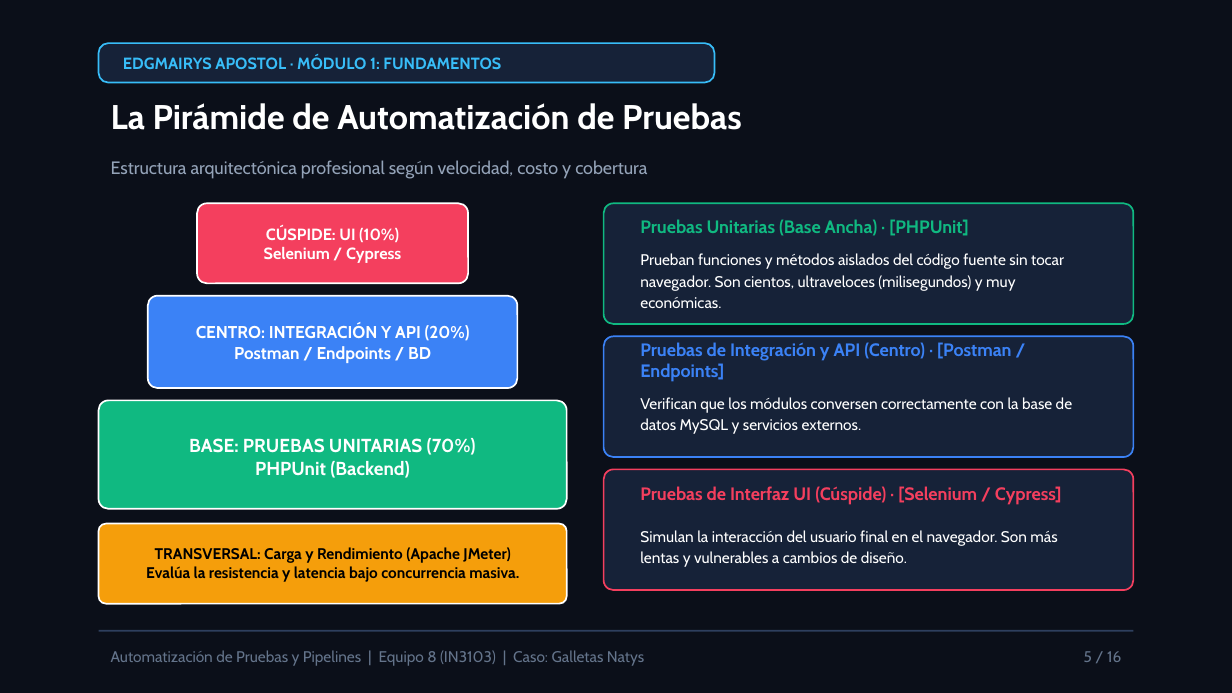
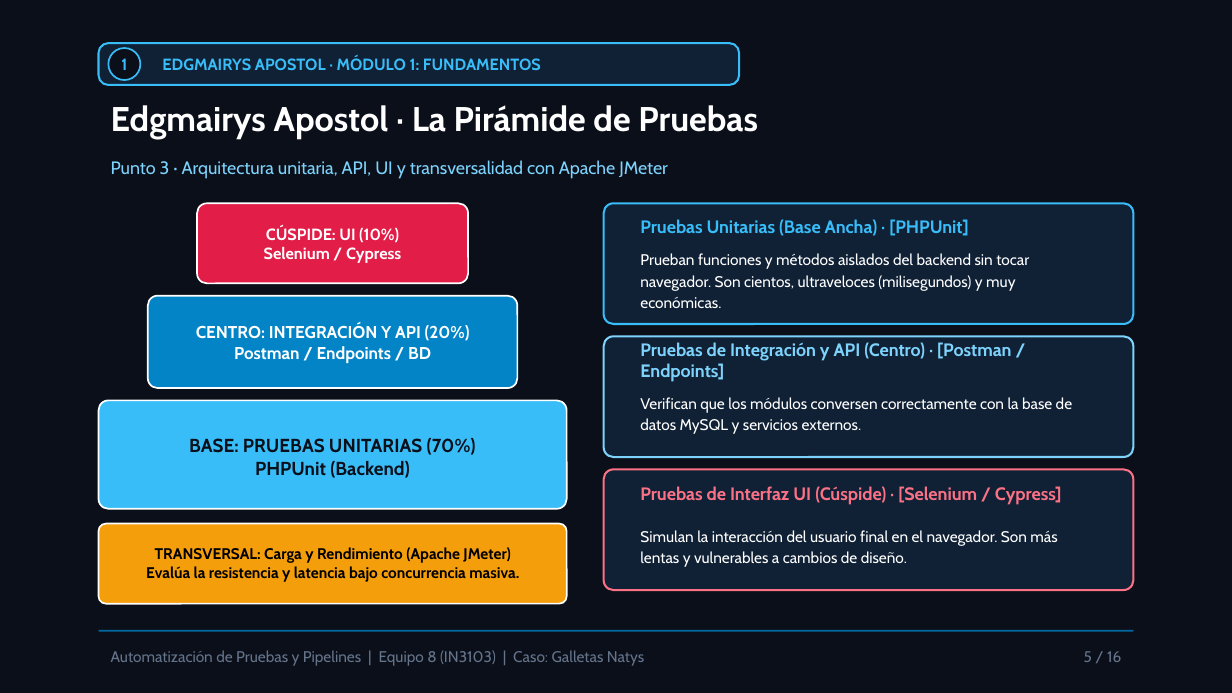
Before and after one commit to Elias0902/natys-landing-exposicion, a slide deck: slide 5 of public/docs/diapositivas-equipo8.pptx. Drawn at 1232x693 pixels with LibreOffice and Linux fonts; fonts in the diff are those of the drawing. Boxes give left, top, right and bottom in pixels: in the first picture for what was removed or moved away, otherwise in the second. Text is boxed around its words. In the diff, an @@ line names an element or a change of style, - is before the commit and + after.

```diff
--- a/public/docs/diapositivas-equipo8.pptx
+++ b/public/docs/diapositivas-equipo8.pptx
@@ rounded rectangle: place and size @@
-rounded rectangle at (99, 43, 715, 83)
+rounded rectangle at (99, 43, 739, 85)
@@ rounded rectangle at (99, 43, 739, 85): fill #162238 to #102136; outline #38BDF8 1 pt to #38BDF8 1.2 pt; proportions changed @@
@@ ellipse added at (108, 48, 140, 80), fill #0B0F19, outline #38BDF8 1 pt @@
@@ text added at (121, 58, 127, 70), 9.5 pt, text #38BDF8, bold @@
+1
@@ text "EDGMAIRYS APOSTOL · MÓDULO 1: ...": place and size @@
-text "EDGMAIRYS APOSTOL · MÓDULO 1: ..." at (123, 57, 501, 69)
+text "EDGMAIRYS APOSTOL · MÓDULO 1: ..." at (162, 58, 541, 70)
@@ text at (111, 105, 758, 139): text changed @@
-La Pirámide de Automatización de Pruebas
+Edgmairys Apostol · La Pirámide de Pruebas
@@ text at (111, 160, 668, 179): text changed; text colour #94A3B8 to #7DD3FC @@
-Estructura arquitectónica profesional según velocidad, costo y cobertura
+Punto 3 · Arquitectura unitaria, API, UI y transversalidad con Apache JMeter
@@ rounded rectangle at (197, 203, 468, 283): fill #F43F5E to #E11D48 @@
@@ rounded rectangle at (604, 203, 1133, 324): fill #162238 to #102136; outline #10B981 1 pt to #38BDF8 1.2 pt @@
@@ text "Pruebas Unitarias (Base Ancha) · ..." at (640, 219, 968, 236): text colour #10B981 to #38BDF8 @@
@@ text at (640, 253, 1029, 308): text changed @@
-Prueban funciones y métodos aislados del código fuente sin tocar navegador. Son cientos, ultraveloces (milisegundos) y muy económicas.
+Prueban funciones y métodos aislados del backend sin tocar navegador. Son cientos, ultraveloces (milisegundos) y muy económicas.
@@ rounded rectangle at (148, 296, 517, 388): fill #3B82F6 to #0284C7 @@
@@ rounded rectangle at (604, 336, 1133, 457): fill #162238 to #102136; outline #3B82F6 1 pt to #7DD3FC 1.2 pt @@
@@ text "Pruebas de Integración y API ..." at (640, 342, 1011, 382): text colour #3B82F6 to #7DD3FC @@
@@ text "BASE: PRUEBAS UNITARIAS (70%)" at (189, 438, 476, 478): text colour #FFFFFF to #0B0F19 @@
@@ rounded rectangle at (99, 400, 567, 509): fill #10B981 to #38BDF8 @@
@@ rounded rectangle at (604, 469, 1133, 590): fill #162238 to #102136; outline #F43F5E 1 pt to #FB7185 1.2 pt @@
@@ text "Pruebas de Interfaz UI (Cúspide) ..." at (640, 486, 1062, 505): text colour #F43F5E to #FB7185 @@
@@ line (99, 631) - (1133, 631): stroke #2E3F5E 1 pt to #0369A1 1 pt @@
```
Also in this commit, not shown: 15 other slides changed, 8 other files.
